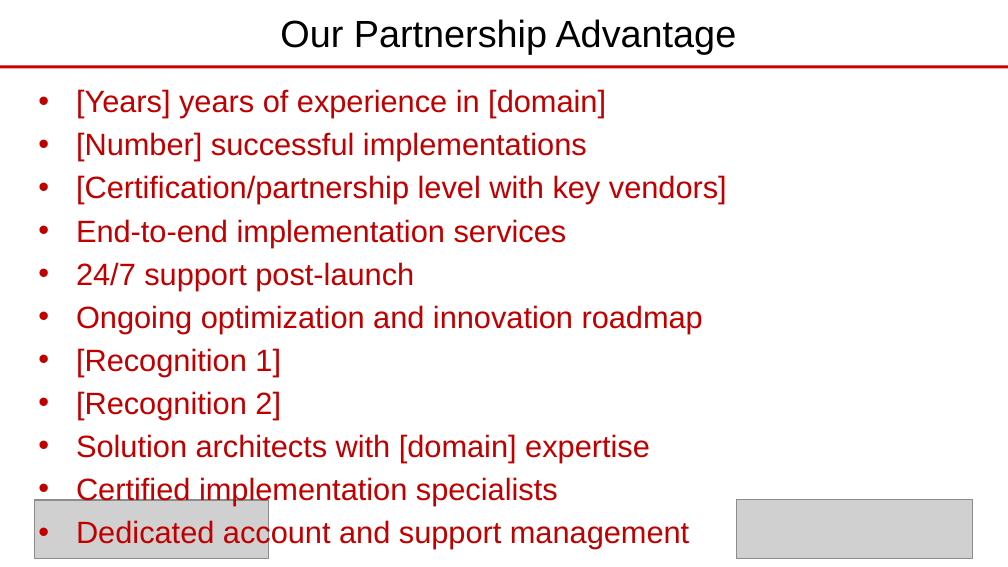
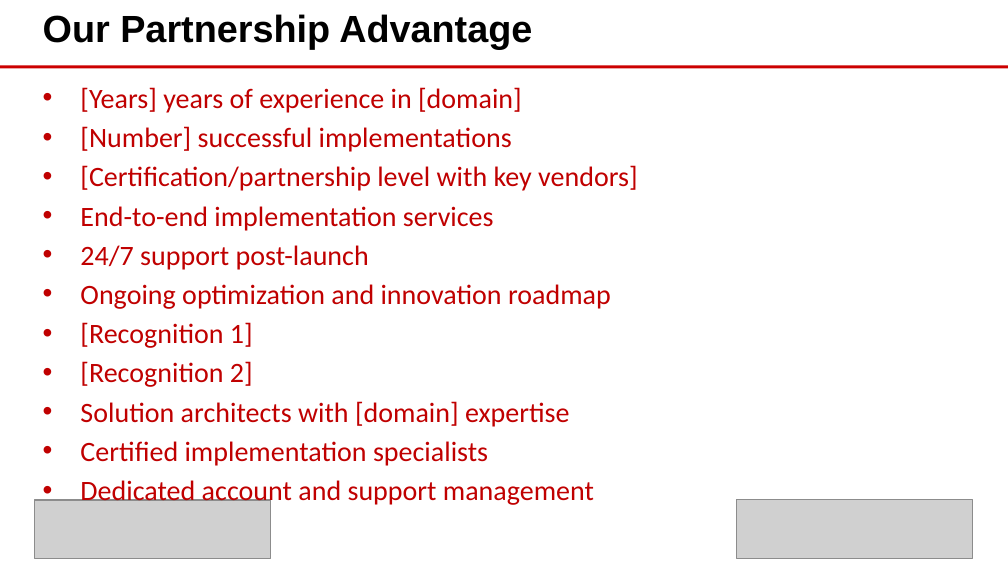
Before and after one commit to eoframework/solutions, a slide deck: slide 7 of solution-template/sample-provider/sample-category/sample-solution/presales/solution-briefing.pptx. Drawn at 1008x567 pixels with LibreOffice and Linux fonts; fonts in the diff are those of the drawing; grey boxes stand for pictures; background and template pictures are left out. Boxes give left, top, right and bottom in pixels: in the first picture for what was removed or moved away, otherwise in the second. Text is boxed around its words. In the diff, an @@ line names an element or a change of style, - is before the commit and + after.

```diff
--- a/solution-template/sample-provider/sample-category/sample-solution/presales/solution-briefing.pptx
+++ b/solution-template/sample-provider/sample-category/sample-solution/presales/solution-briefing.pptx
@@ text "Our Partnership Advantage" at <box>43,14,532,50</box>: bold on; alignment centre to left @@
@@ text "[Years] years of experience in ..." at <box>80,87,637,507</box>: size 22 to 20 pt, font Arial to Calibri @@
```
Also in this commit, not shown: 3 other slides changed, 2 slides added, 2 slides removed, 3 other files.
